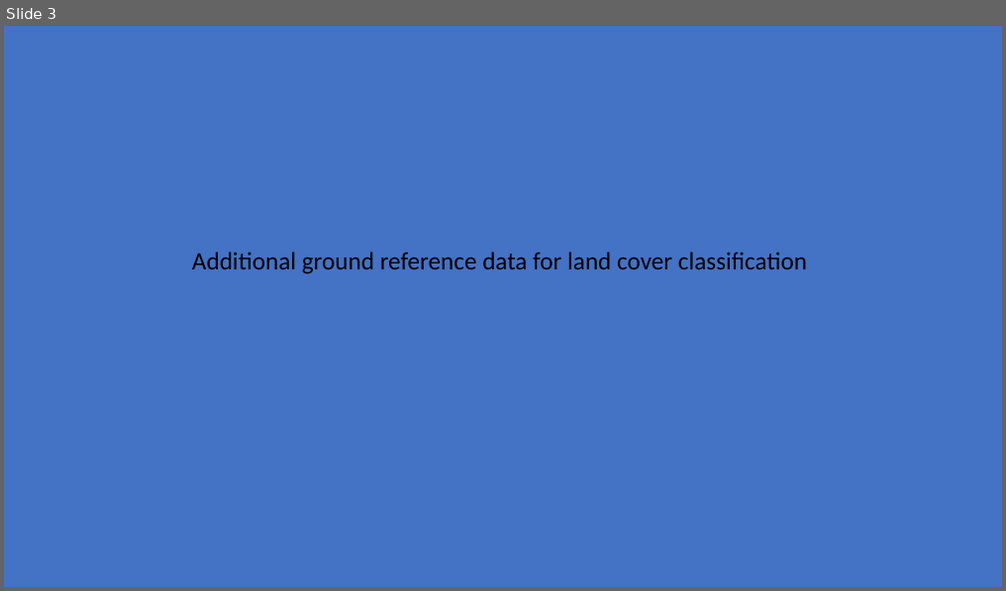
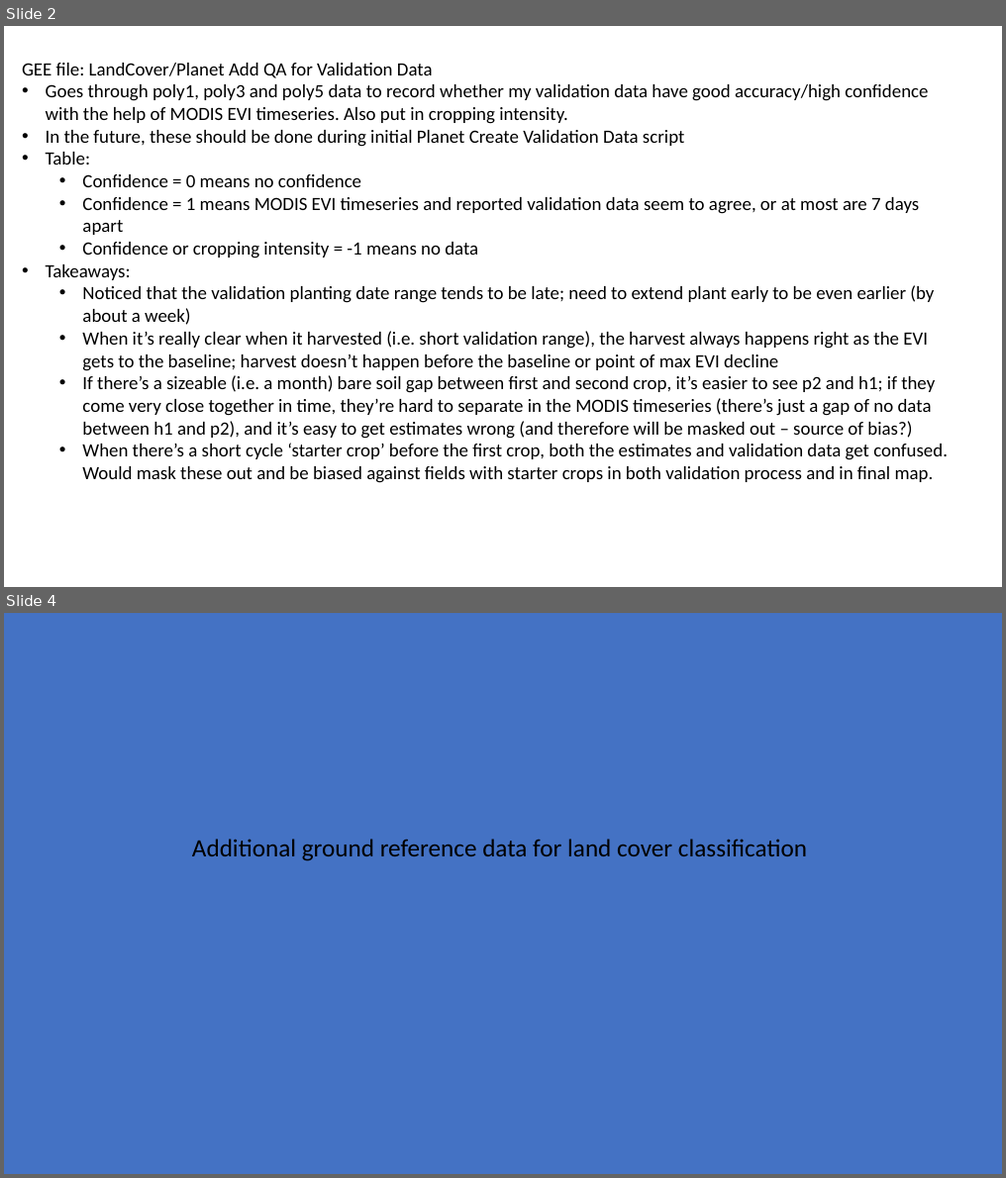
Before and after one commit to minghui-zhang/Meeting, a slide deck: March 15 2019.pptx. Shown one above the other, each under a label of ours: slide 3 before the commit, slides 2 and 4 after it; the slides between them are not shown. The pictures are 1006x591 and 1006x1178 pixels, drawn with LibreOffice and Linux fonts; fonts in the diff are those of the drawing. Boxes give left, top, right and bottom in pixels: in the first picture for what was removed or moved away, otherwise in the second. Text is boxed around its words. In the diff, an @@ line names an element or a change of style, - is before the commit and + after.

```diff
--- a/March 15 2019.pptx
+++ b/March 15 2019.pptx
@@ slide 2 added at (4, 26, 1002, 587), background #FFFFFF @@
@@ text added at (22, 63, 947, 483), 18 pt, text #000000 @@
+GEE file: LandCover/Planet Add QA for Validation Data
+• Goes through poly1, poly3 and poly5 data to record whether my validation data have good accuracy/high confidence with the help of MODIS EVI timeseries. Also put in cropping intensity.
+• In the future, these should be done during initial Planet Create Validation Data script
+• Table:
+  • Confidence = 0 means no confidence
+  • Confidence = 1 means MODIS EVI timeseries and reported validation data seem to agree, or at most are 7 days apart
+  • Confidence or cropping intensity = -1 means no data
+• Takeaways:
+  • Noticed that the validation planting date range tends to be late; need to extend plant early to be even earlier (by about a week)
+  • When it’s really clear when it harvested (i.e. short validation range), the harvest always happens right as the EVI gets to the baseline; harvest doesn’t happen before the baseline or point of max EVI decline
+  • If there’s a sizeable (i.e. a month) bare soil gap between first and second crop, it’s easier to see p2 and h1; if they come very close together in time, they’re hard to separate in the MODIS timeseries (there’s just a gap of no data between h1 and p2), and it’s easy to get estimates wrong (and therefore will be masked out – source of bias?)
+  • When there’s a short cycle ‘starter crop’ before the first crop, both the estimates and validation data get confused. Would mask these out and be biased against fields with starter crops in both validation process and in final map.
@@ what was slide 3 is now slide 4 @@
```
Also in this commit, not shown: 2 slides changed.
